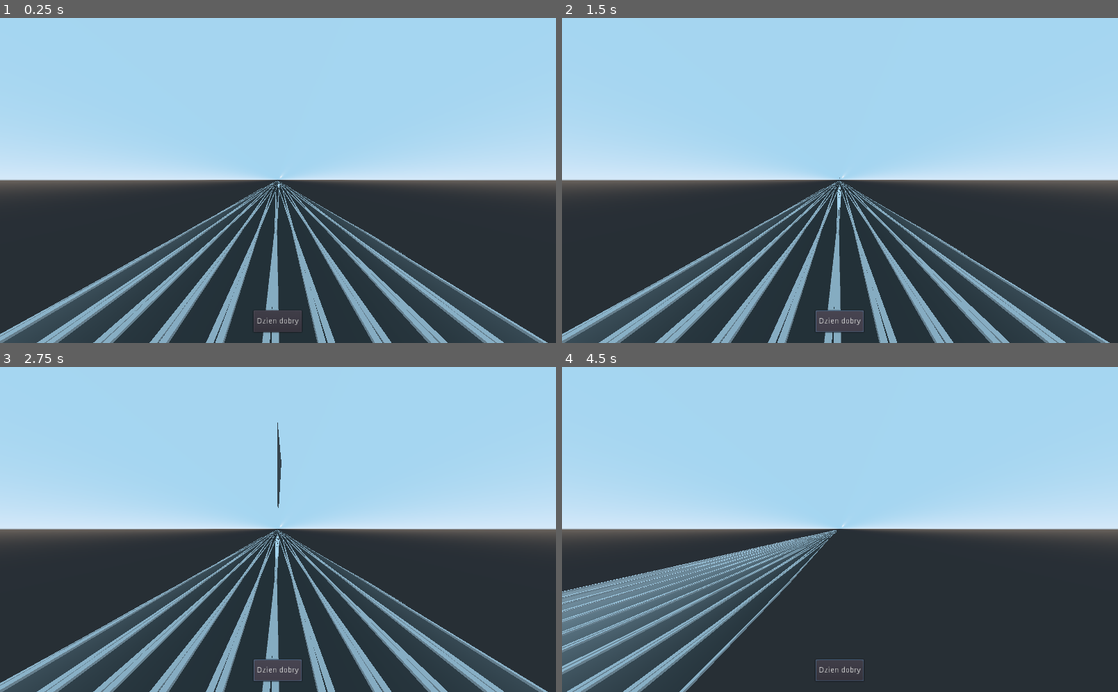
Above: before the commit, frames 1-4 (two rows, left to right).
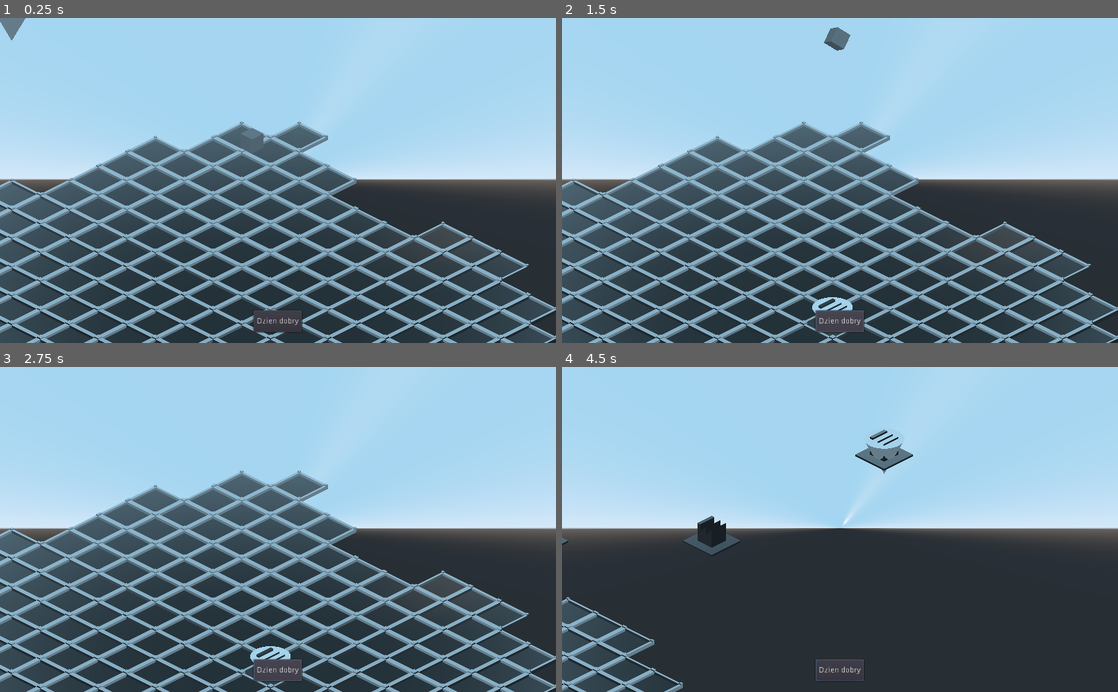
Above: after the commit, the same moments.

Repository: RudyMis/roll-the-dice
Game: Godot game, scene res://scenes/grid.tscn
Two runs of this game, one before a commit and one after it. Both use one fixed random seed, a clock stepped at 60 frames per second and the inputs below. The project has no main scene, so this scene is started directly.
Inputs (mouse positions are in pixels of both pictures, inside the frame that each line leads up to):
- Up to frame 1 (0.25 s): no input
- Up to frame 2 (1.5 s): click "Dzien dobry" at 0.5 s; click "Dzien dobry" at 1.25 s
- Up to frame 3 (2.75 s): click "Dzien dobry" at 2 s
- Up to frame 4 (4.5 s): tap Enter at 2.75, 4.25 s; move the mouse to (962, 513) at 2.77 s; hold Right mouse button (mouse_right) 2.78-3.53 s; click (962, 513) at 2.92 s; tap Space at 3.5 s; move the mouse to (728, 545) at 3.52 s; right-click (728, 545) at 3.6 s; click (728, 545) at 3.67 s; move the mouse to (895, 458) at 4.27 s; hold Right mouse button (mouse_right) from 4.28 s (still down); click (895, 458) at 4.42 s

The runs differ from the first frame. In frame 1, 29% of the frame differs, in the area x 0-100%, y 0-100%; in frame 2, 29%, in the area x 0-100%, y 2-100%; in frame 3, 29%; in frame 4, 11%.

Commit message:
i12_dice_side | Improved orthographic camera

Diff:
--- a/scenes/grid.tscn
+++ b/scenes/grid.tscn
@@ -36,8 +36,8 @@
 }
 
 [node name="Camera" parent="." instance=ExtResource( 3 )]
-transform = Transform( 0.707107, -0.183239, 0.682952, 0, 0.96584, 0.259139, -0.707107, -0.183239, 0.682952, 0, 4, 0.739 )
-projection = 2
+transform = Transform( 0.707107, -0.353553, 0.612372, 0, 0.866025, 0.5, -0.707107, -0.353553, 0.612372, 0, 4, 0.739 )
+projection = 1
 size = 8.0
 np_dice = NodePath("../dice")
 
